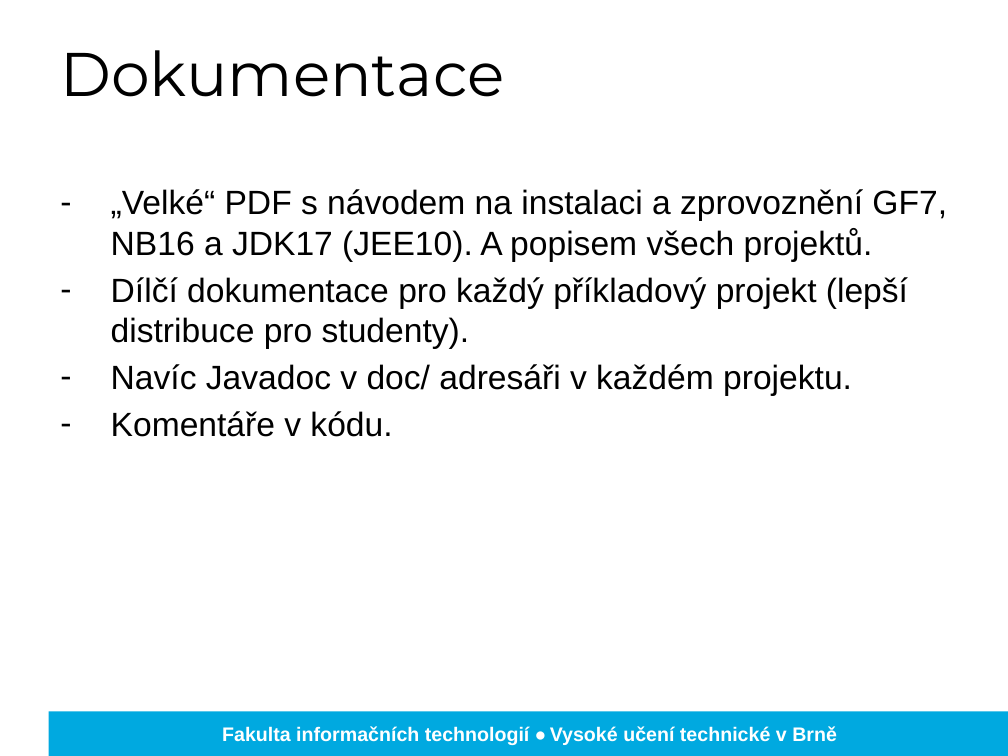
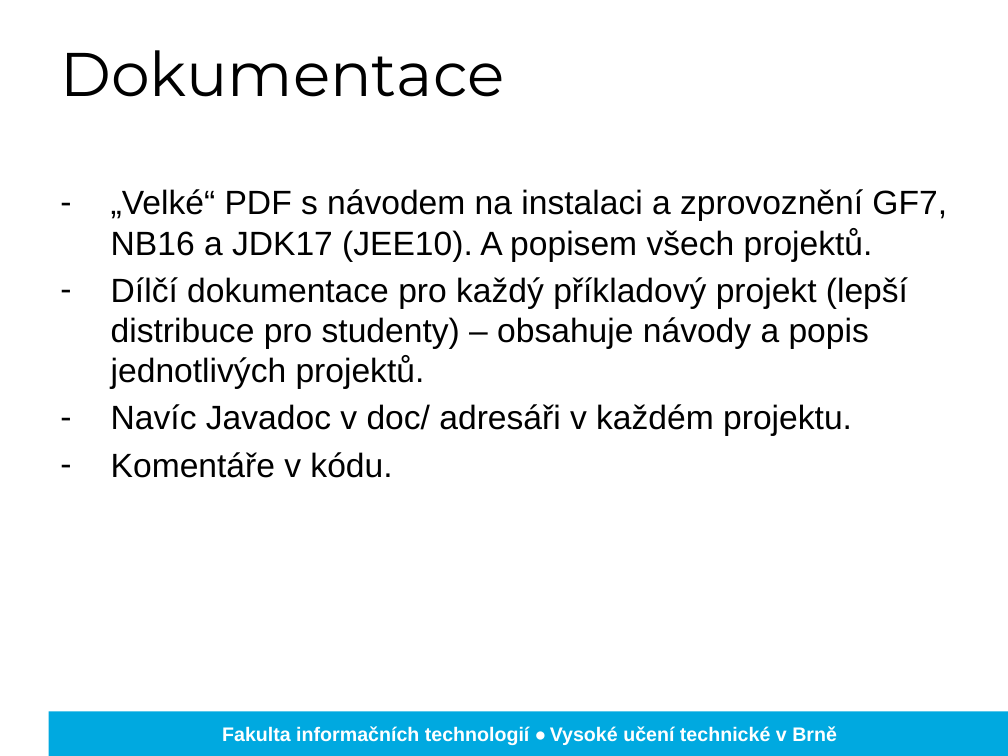
Before and after one commit to bartak-v/gja, a slide deck: slide 4 of xbarta47_xcigan09_gja_prezentace.pptx. Drawn at 1008x756 pixels with LibreOffice and Linux fonts; fonts in the diff are those of the drawing; background and template pictures are left out. Boxes give left, top, right and bottom in pixels: in the first picture for what was removed or moved away, otherwise in the second. Text is boxed around its words. In the diff, an @@ line names an element or a change of style, - is before the commit and + after.

```diff
--- a/xbarta47_xcigan09_gja_prezentace.pptx
+++ b/xbarta47_xcigan09_gja_prezentace.pptx
@@ text at (x1=111, y1=277, x2=908, y2=389): text changed @@
-– Dílčí dokumentace pro každý příkladový projekt (lepší distribuce pro studenty).
+– Dílčí dokumentace pro každý příkladový projekt (lepší distribuce pro studenty) – obsahuje návody a popis jednotlivých projektů.
```
Also in this commit, not shown: 3 other slides changed.
